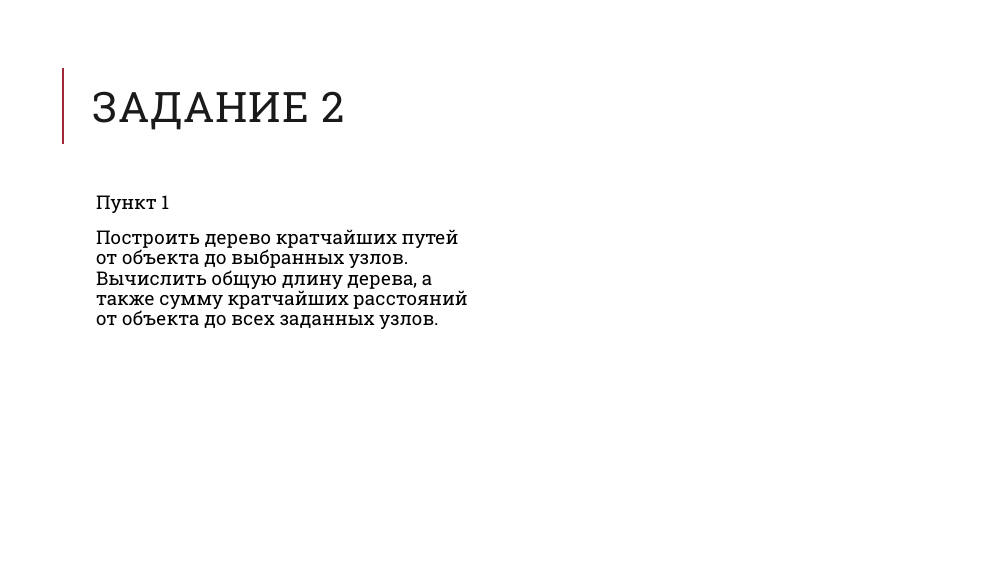
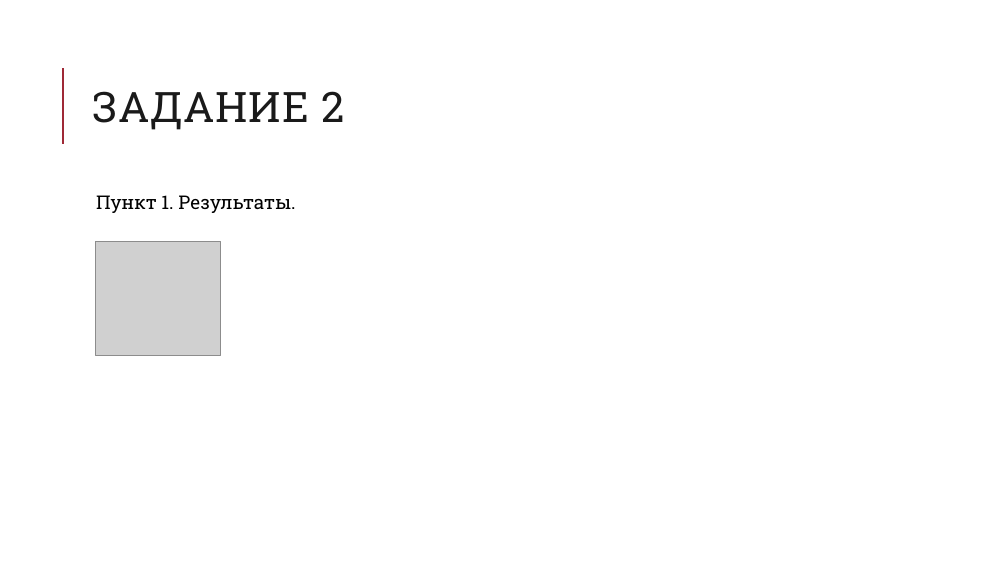
Before and after one commit to oksanamda/OSM-Graphs, a slide deck: slide 22 of docs/OSM Ufa Presentation.pptx. Drawn at 1008x567 pixels with LibreOffice and Linux fonts; fonts in the diff are those of the drawing; grey boxes stand for pictures. Boxes give left, top, right and bottom in pixels: in the first picture for what was removed or moved away, otherwise in the second. Text is boxed around its words. In the diff, an @@ line names an element or a change of style, - is before the commit and + after.

```diff
--- a/docs/OSM Ufa Presentation.pptx
+++ b/docs/OSM Ufa Presentation.pptx
@@ text at <box>96,195,295,213</box>: text changed @@
-  Пункт 1
-  Построить дерево кратчайших путей от объекта до выбранных узлов. Вычислить общую длину дерева, а также сумму кратчайших расстояний от объекта до всех заданных узлов.
+  Пункт 1. Результаты.
@@ picture added at <box>96,241,222,355</box> @@
```
Also in this commit, not shown: 2 other slides changed, 22 other files.
